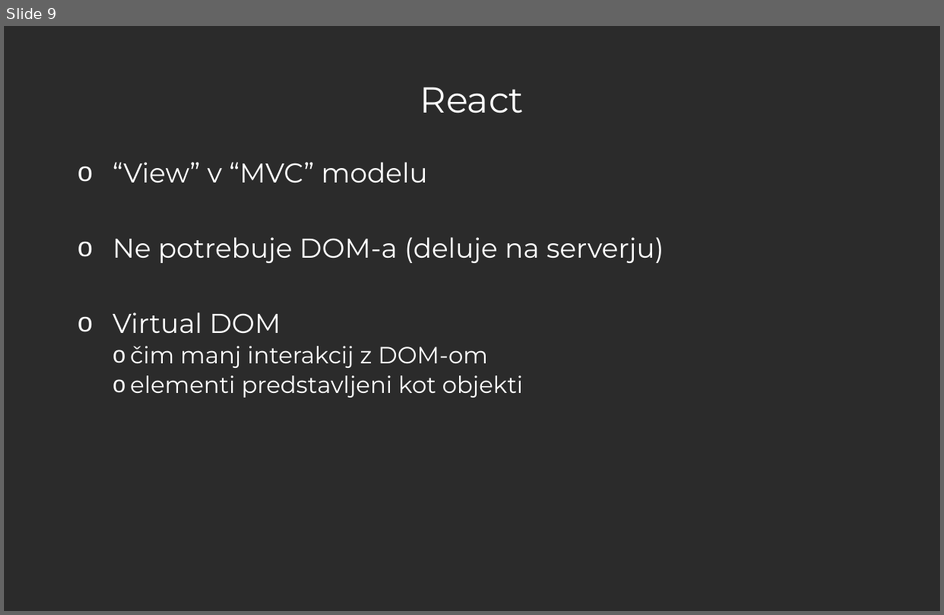
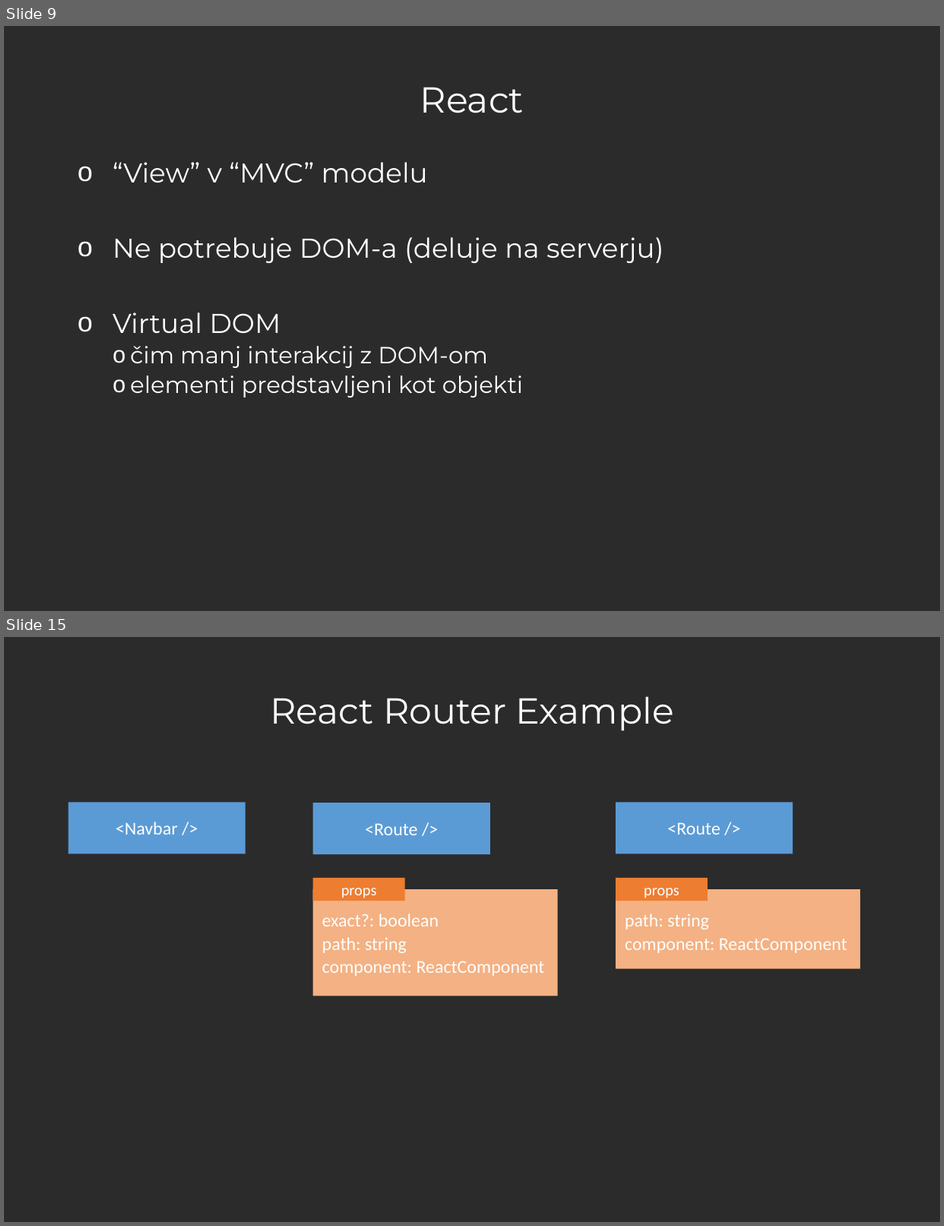
Before and after one commit to urbancvek/react-workshop, a slide deck: Let's React - Workshop.pptx. Shown one above the other, each under a label of ours: slide 9 before the commit, slides 9 and 15 after it; the slides between them are not shown. The pictures are 944x615 and 944x1226 pixels, drawn with LibreOffice and Linux fonts; fonts in the diff are those of the drawing; background and template pictures are left out; a plain dark background stands for a picture behind light text. Boxes give left, top, right and bottom in pixels: in the first picture for what was removed or moved away, otherwise in the second. Text is boxed around its words. In the diff, an @@ line names an element or a change of style, - is before the commit and + after.

Commit message:
Add slides for examples

```diff
--- a/Let's React - Workshop.pptx
+++ b/Let's React - Workshop.pptx
@@ slide 15 added at [4,637,940,1222], background picture (left out) @@
@@ title added at [270,696,674,731], 28 pt, text #FFFFFF @@
+React Router Example
@@ rectangle added at [68,803,246,854], fill #5B9BD5, 14.2 pt, text #FFFFFF @@
+<Navbar />
@@ rectangle added at [313,803,490,855], fill #5B9BD5, 14.2 pt, text #FFFFFF @@
+<Route />
@@ rectangle added at [616,803,794,854], fill #5B9BD5, 14.2 pt, text #FFFFFF @@
+<Route />
@@ rectangle added at [313,878,405,901], fill #ED7D31, 12 pt, text #FFFFFF @@
+props
@@ rectangle added at [616,878,708,901], fill #ED7D31, 12 pt, text #FFFFFF @@
+props
@@ rectangle added at [313,889,557,996], fill #F4B183, 14.2 pt, text #FFFFFF @@
+exact?: boolean
+path: string
+component: ReactComponent
@@ rectangle added at [616,889,861,968], fill #F4B183, 14.2 pt, text #FFFFFF @@
+path: string
+component: ReactComponent
```
Also in this commit, not shown: 1 slide changed, 6 other slides added.
